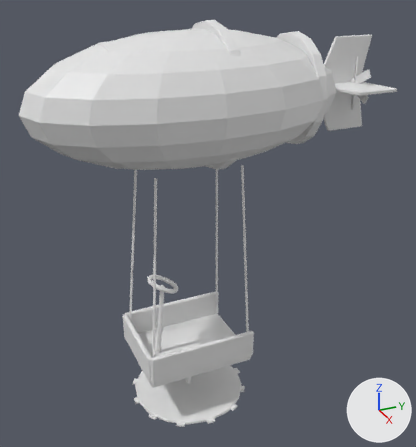
The FBX model art/tools/out/airship.fbx: old version first, new version second.
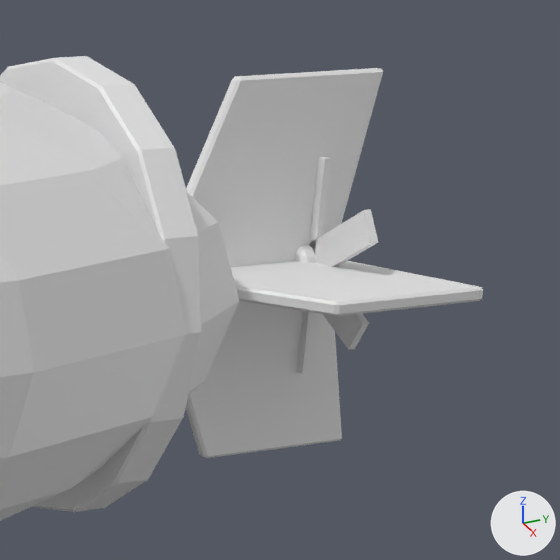
The first picture shows the older version from a 50 mm lens placed at (14.47, -6.38, 13.62), pointed at (-0.15, 0.19, 6.32). The close-ups show the older and then the newer version on the part from 67% to 100% of the width and 4% to 35% of the height of that picture. Only the edits that show in the close-ups are written down. Every picture has the same lights, and +X, +Y and +Z are marked at lower right.

Names of what the first close-up shows: 'Accent', 'Accent2', 'Chrome#Prop', 'Metal#Prop'.
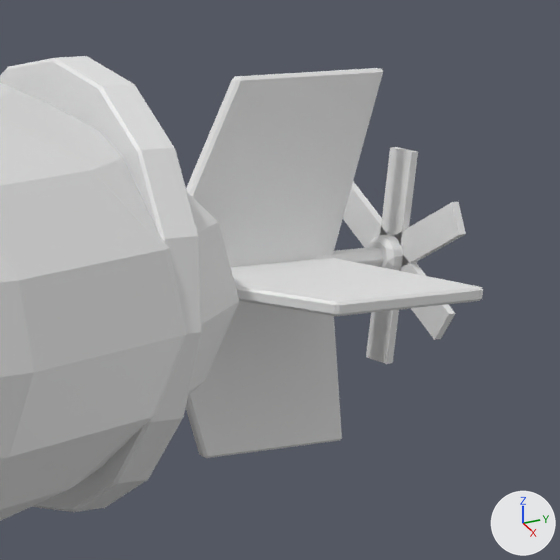
Changed parts and their boxes [x1, y1, x2, y2] in the close-ups (560 x 560 px):
'Metal#Prop', moved: before [296, 157, 378, 374]; after [343, 147, 466, 364]
'Chrome#Prop', moved: before [295, 245, 317, 263]; after [367, 235, 417, 271]
'Dark', reshaped (not visible before): after [314, 247, 383, 267]

What changed in the scene script:
```text
Change me_dark:
    used by ob_dark; location = (0.0, 0.0, 0.0)
    remove me_dark.from_pydata(...)  # 104 vertices, 100 faces; spans x -1.24..1.24, y -2.24..1.04, z 0.6..8.4
    add me_dark.from_pydata(...)  # 160 vertices, 154 faces; spans x -1.32..1.32, y -2.26..5.7, z 0.5..10.28
    me_dark part 2: a new loose piece of 36 vertices spanning x -0.09..0.09, y 5.0..5.7, z 10.12..10.28
    other edits to the shape of me_dark do not show in these pictures
Change me_chrome_prop:
    used by ob_chrome_prop; location = (0.0, 0.0, 0.0)
    remove me_chrome_prop.from_pydata(...)  # 48 vertices, 50 faces; spans x -0.165..0.165, y 4.85..5.15, z 10.035..10.365
    add me_chrome_prop.from_pydata(...)  # 48 vertices, 50 faces; spans x -0.165..0.165, y 5.65..5.95, z 10.035..10.365
    me_chrome_prop part 1: the whole mesh is moved by (0.0, 0.8, 0.0)
Change me_metal_prop:
    used by ob_metal_prop; location = (0.0, 0.0, 0.0)
    remove me_metal_prop.from_pydata(...)  # 24 vertices, 18 faces; spans x -0.76..0.76, y 4.97..5.03, z 9.4..11.0
    add me_metal_prop.from_pydata(...)  # 24 vertices, 18 faces; spans x -0.76..0.76, y 5.77..5.83, z 9.4..11.0
    me_metal_prop part 3: the whole mesh is moved by (0.0, 0.8, 0.0)
```
